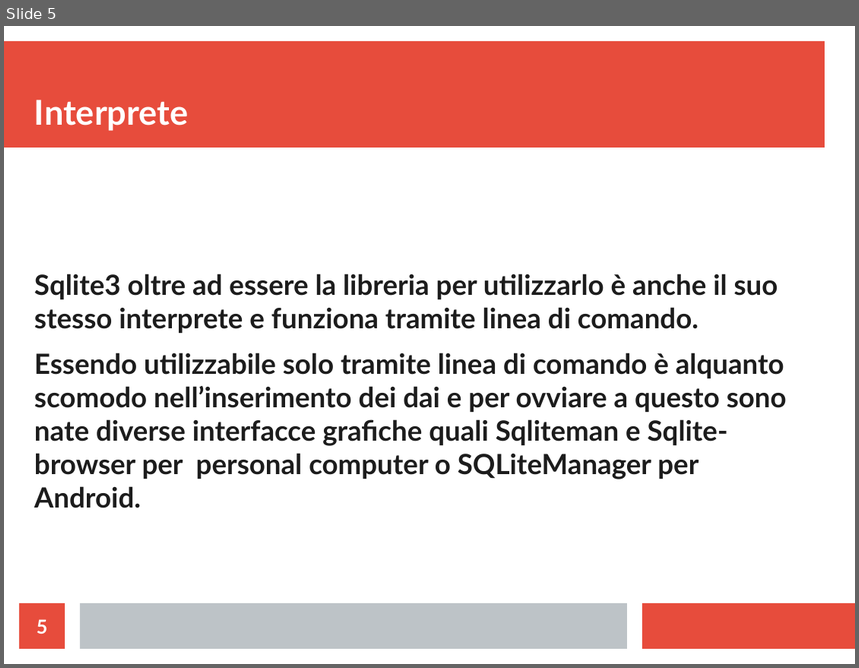
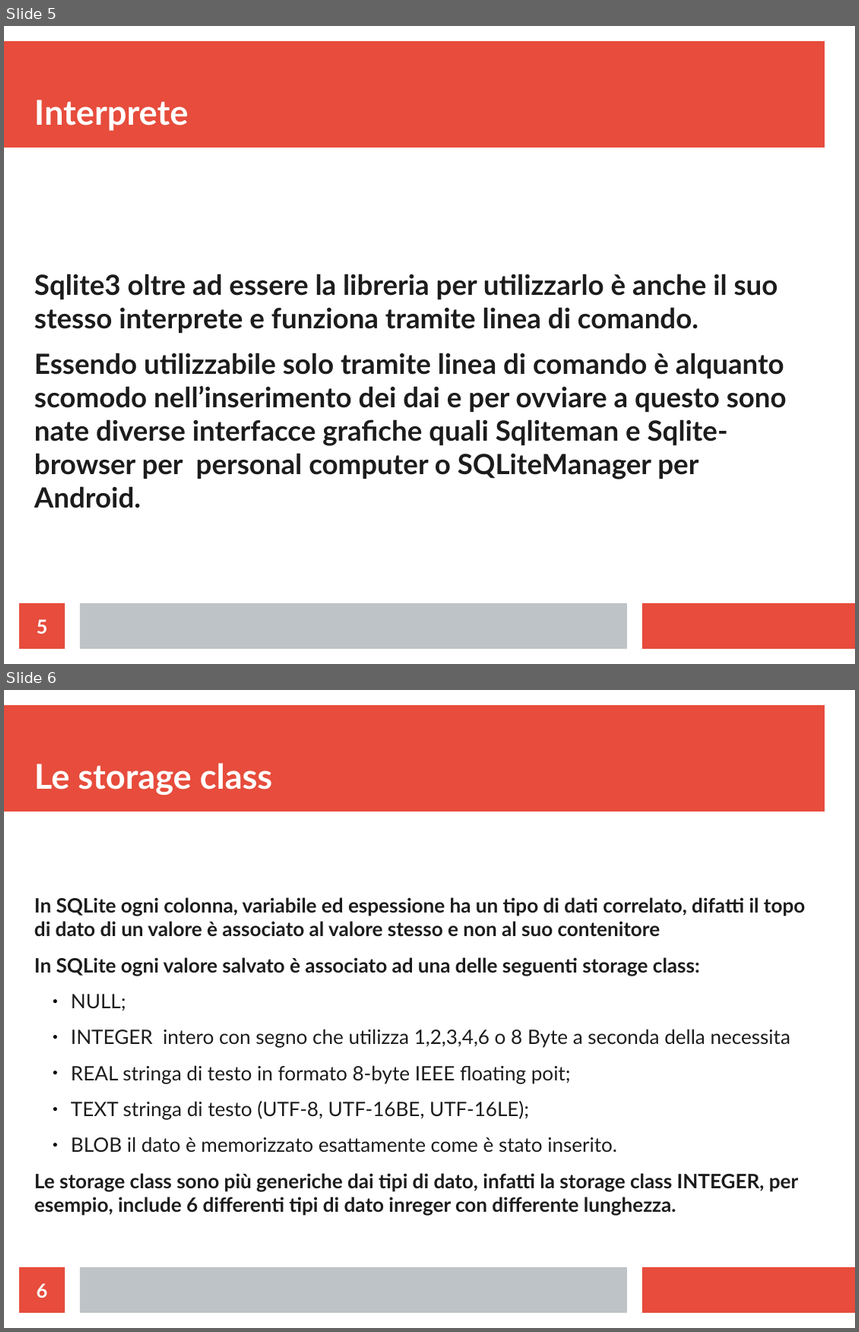
Before and after one commit to MicheleLadisa/cose, a slide deck: lavoriVari/SqlitePresentazione.odp. Shown one above the other, each under a label of ours: slide 5 before the commit, slides 5 and 6 after it. The pictures are 859x668 and 859x1332 pixels, drawn with LibreOffice and Linux fonts; fonts in the diff are those of the drawing. Boxes give left, top, right and bottom in pixels: in the first picture for what was removed or moved away, otherwise in the second. Text is boxed around its words. In the diff, an @@ line names an element or a change of style, - is before the commit and + after.

Commit message:
sqlite presentazione

```diff
--- a/lavoriVari/SqlitePresentazione.odp
+++ b/lavoriVari/SqlitePresentazione.odp
@@ slide 6 added at bbox=[4, 690, 855, 1328], background #FFFFFF; not listed: 3 template elements that a slide beside it also shows @@
@@ title added at bbox=[34, 763, 273, 795], 32 pt, text #FFFFFF, bold @@
+Le storage class
@@ text added at bbox=[34, 897, 805, 1216], 18.5 pt, text #1C1C1C, bold @@
+In SQLite ogni colonna, variabile ed espessione ha un tipo di dati correlato, difatti il topo di dato di un valore è associato al valore stesso e non al suo contenitore
+In SQLite ogni valore salvato è associato ad una delle seguenti storage class:
+  ● NULL;
+  ● INTEGER intero con segno che utilizza 1,2,3,4,6 o 8 Byte a seconda della necessita
+  ● REAL stringa di testo in formato 8-byte IEEE floating poit;
+  ● TEXT stringa di testo (UTF-8, UTF-16BE, UTF-16LE);
+  ● BLOB il dato è memorizzato esattamente come è stato inserito.
+Le storage class sono più generiche dai tipi di dato, infatti la storage class INTEGER, per esempio, include 6 differenti tipi di dato inreger con differente lunghezza.
@@ page number added at bbox=[19, 1268, 65, 1313], fill #E74C3C, 18 pt, text #FFFFFF, bold @@
+6
```
Also in this commit, not shown: 6 other slides added, 1 slide removed, 1 other file.
